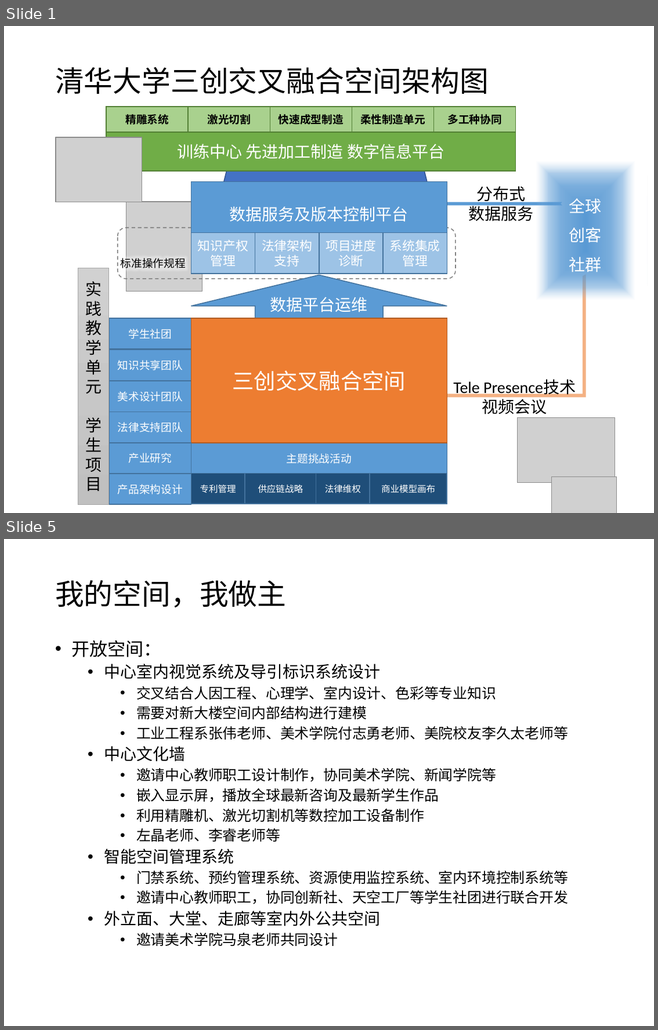
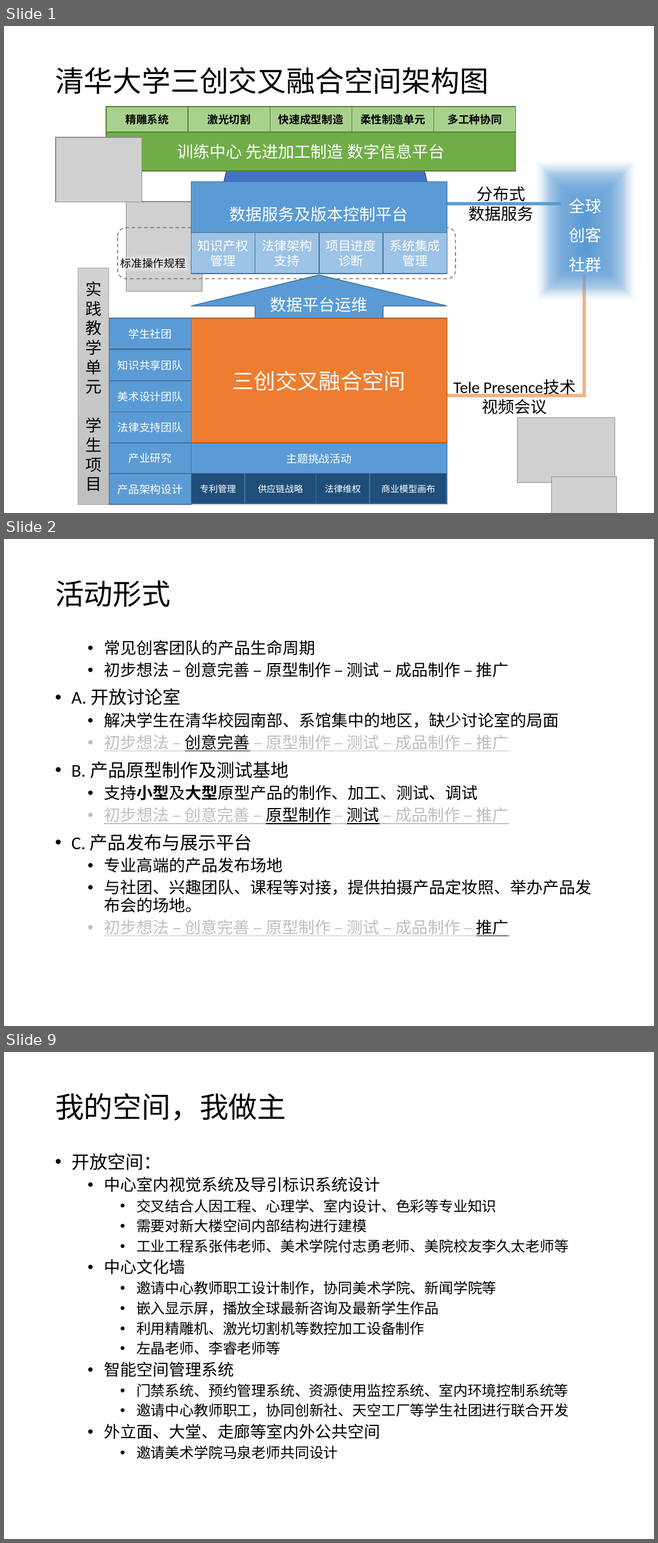
Before and after one commit to woodyme/i.center_my_workzone, a slide deck: 训练中心创客交叉融合空间建设/doc/创客融合空间运行模式.pptx. Shown one above the other, each under a label of ours: slides 1 and 5 before the commit, slides 1, 2 and 9 after it; the slides between them are not shown. The pictures are 658x1030 and 658x1543 pixels, drawn with LibreOffice and Linux fonts; fonts in the diff are those of the drawing; grey boxes stand for pictures. Boxes give left, top, right and bottom in pixels: in the first picture for what was removed or moved away, otherwise in the second. Text is boxed around its words. In the diff, an @@ line names an element or a change of style, - is before the commit and + after.

Commit message:
update 创客空间运行模式

```diff
--- a/训练中心创客交叉融合空间建设/doc/创客融合空间运行模式.pptx
+++ b/训练中心创客交叉融合空间建设/doc/创客融合空间运行模式.pptx
@@ slide 2 added at [4,539,654,1026], background #FFFFFF @@
@@ title added at [55,580,170,607], 32 pt, text #000000 @@
+活动形式
@@ text added at [71,640,591,936], 18 pt, text #000000 @@
+  • 常见创客团队的产品生命周期
+  • 初步想法 – 创意完善 – 原型制作 – 测试 – 成品制作 – 推广
+• A. 开放讨论室
+  • 解决学生在清华校园南部、系馆集中的地区，缺少讨论室的局面
+  • 初步想法 – 创意完善 – 原型制作 – 测试 – 成品制作 – 推广
+• B. 产品原型制作及测试基地
+  • 支持小型及大型原型产品的制作、加工、测试、调试
+  • 初步想法 – 创意完善 – 原型制作 – 测试 – 成品制作 – 推广
+• C. 产品发布与展示平台
+  • 专业高端的产品发布场地
+  • 与社团、兴趣团队、课程等对接，提供拍摄产品定妆照、举办产品发布会的场地。
+  • 初步想法 – 创意完善 – 原型制作 – 测试 – 成品制作 – 推广
@@ what was slide 5 is now slide 9 @@
```
Also in this commit, not shown: 2 slides changed, 3 other slides added.
